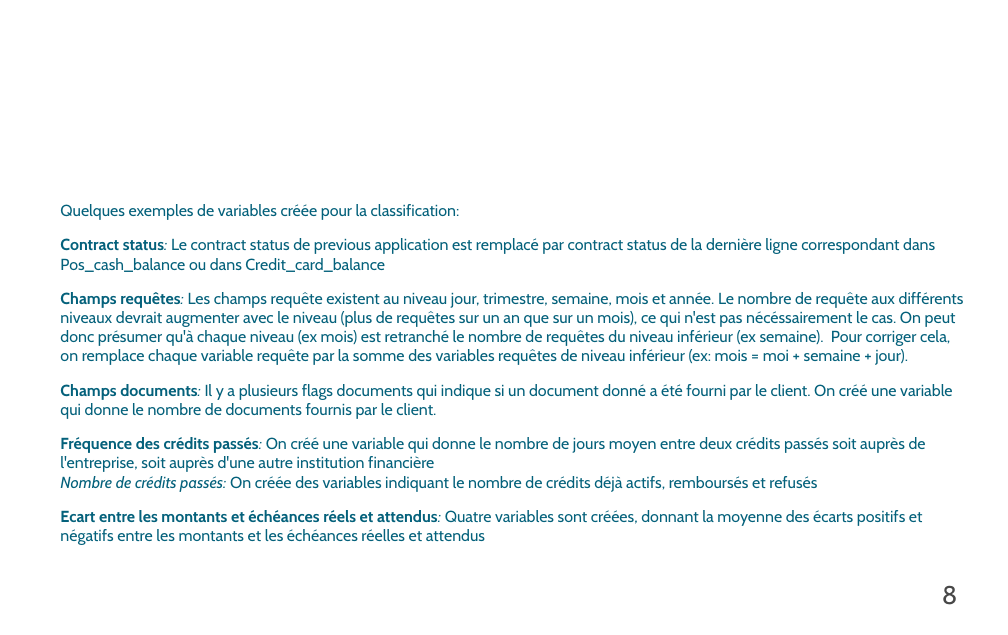
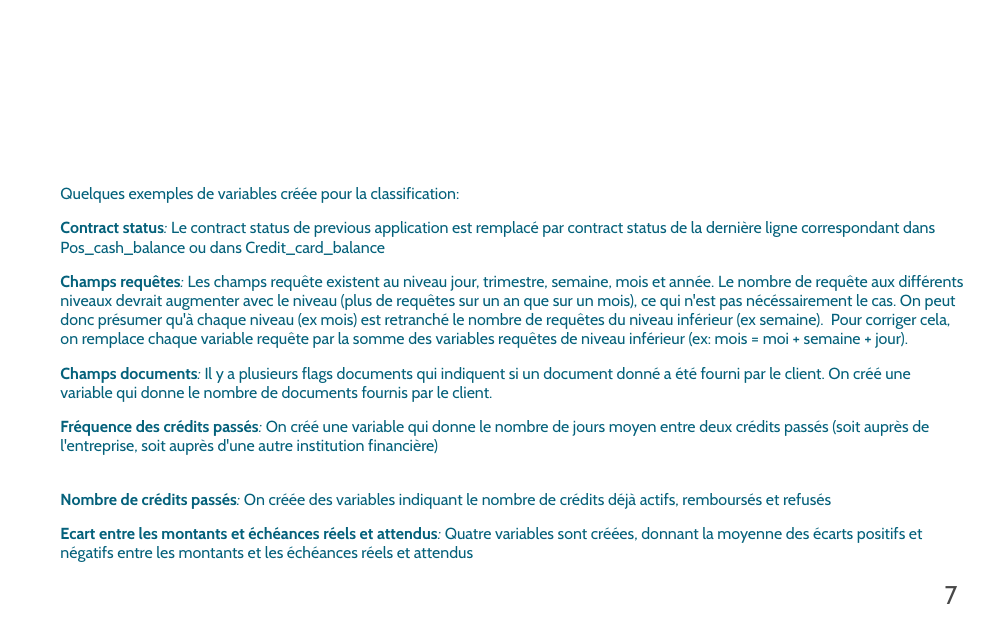
Before and after one commit to pyb-data/credit_scoring, a slide deck: slide 7 of P_07_Presentation.odp (slide 8 before the commit). Drawn at 1008x635 pixels with LibreOffice and Linux fonts; fonts in the diff are those of the drawing; background and template pictures are left out. Boxes give left, top, right and bottom in pixels: in the first picture for what was removed or moved away, otherwise in the second. Text is boxed around its words. In the diff, an @@ line names an element or a change of style, - is before the commit and + after.

```diff
--- a/P_07_Presentation.odp
+++ b/P_07_Presentation.odp
@@ text at [60,367,929,455]: text changed @@
-Champs documents: Il y a plusieurs flags documents qui indique si un document donné a été fourni par le client. On créé une variable qui donne le nombre de documents fournis par le client.
-Fréquence des crédits passés: On créé une variable qui donne le nombre de jours moyen entre deux crédits passés soit auprès de l'entreprise, soit auprès d'une autre institution financière
+Champs documents: Il y a plusieurs flags documents qui indiquent si un document donné a été fourni par le client. On créé une variable qui donne le nombre de documents fournis par le client.
+Fréquence des crédits passés: On créé une variable qui donne le nombre de jours moyen entre deux crédits passés (soit auprès de l'entreprise, soit auprès d'une autre institution financière)
@@ text at [60,493,831,509]: bold on, italic off in "Nombre de crédits passés:" @@
@@ text at [60,527,923,562]: text changed @@
-Ecart entre les montants et échéances réels et attendus: Quatre variables sont créées, donnant la moyenne des écarts positifs et négatifs entre les montants et les échéances réelles et attendus
+Ecart entre les montants et échéances réels et attendus: Quatre variables sont créées, donnant la moyenne des écarts positifs et négatifs entre les montants et les échéances réels et attendus
@@ page number at [945,586,958,604]: text changed @@
-8
+7
```
Also in this commit, not shown: 16 other slides changed, 3 slides added, 3 slides removed, 1 other file.
